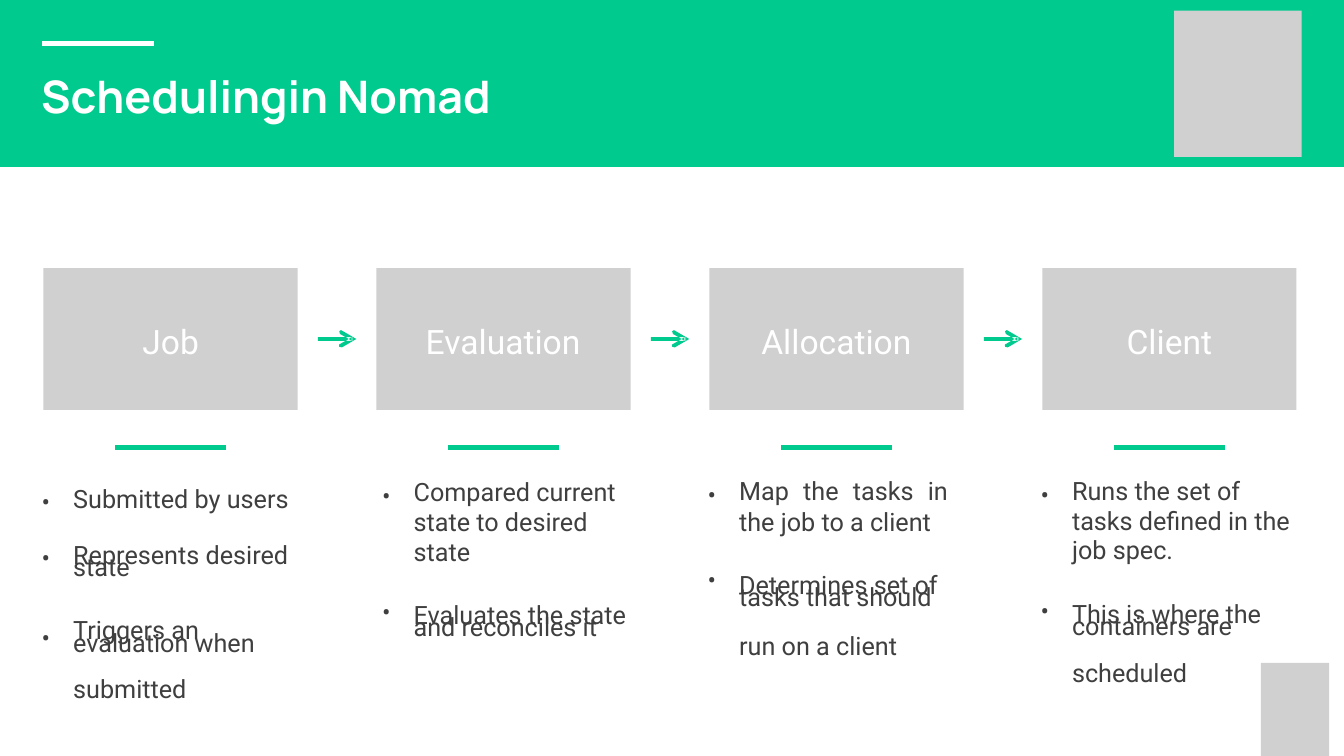
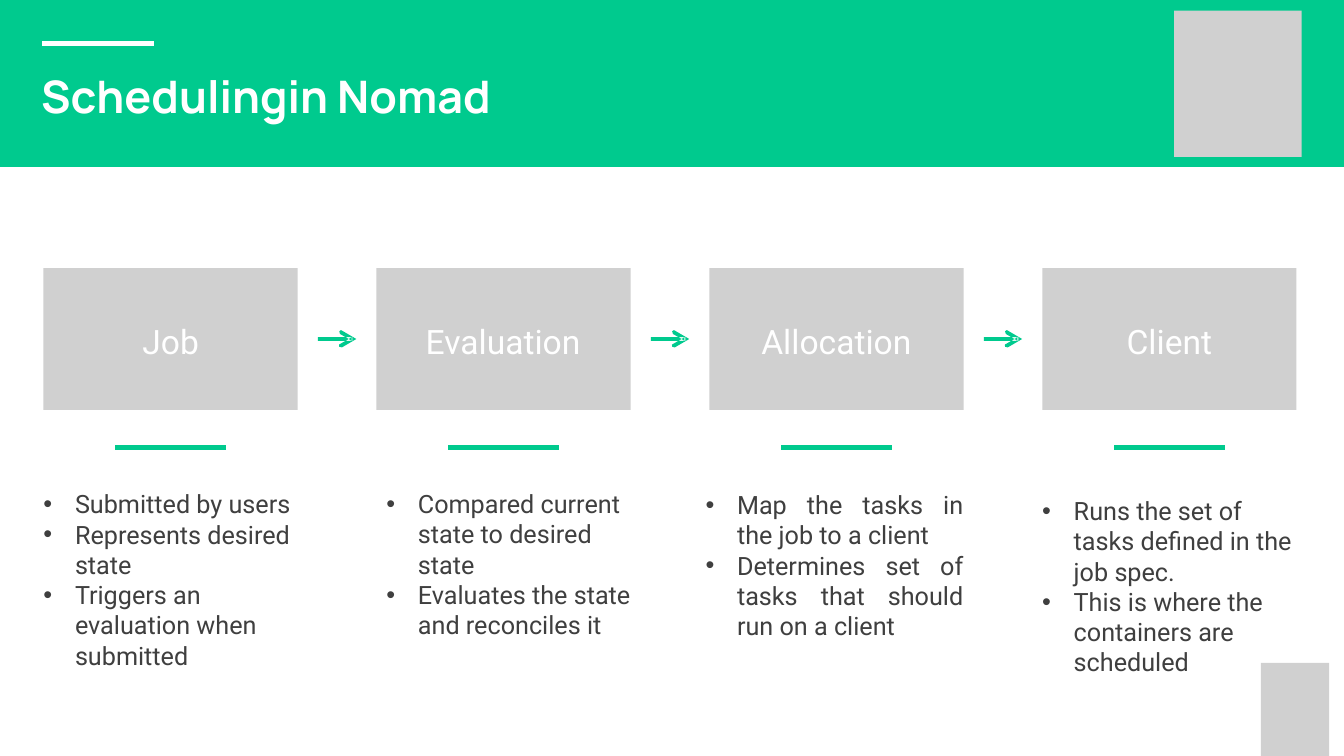
Before and after one commit to sahil7879/nomad-training, a slide deck: slide 18 of 1-Nomad+Introduction.pptx. Drawn at 1344x756 pixels with LibreOffice and Linux fonts; fonts in the diff are those of the drawing; grey boxes stand for pictures; background and template pictures are left out. Boxes give left, top, right and bottom in pixels: in the first picture for what was removed or moved away, otherwise in the second. Text is boxed around its words. In the diff, an @@ line names an element or a change of style, - is before the commit and + after.

```diff
--- a/1-Nomad+Introduction.pptx
+++ b/1-Nomad+Introduction.pptx
@@ text removed at [41, 461, 50, 566] @@
-• •
@@ text removed at [382, 476, 391, 510] @@
-•
@@ text removed at [708, 475, 717, 509] @@
-•
@@ text removed at [1041, 475, 1050, 509] @@
-•
@@ text at [75, 494, 291, 666]: text changed @@
-Submitted by users Represents desired
-state
-Triggers an
-evaluation when
-submitted
+• Submitted by users
+• Represents desired state
+• Triggers an evaluation when submitted
@@ text "Compared current state to desired ...": place and size @@
-text "Compared current state to desired ..." at [414, 482, 627, 637]
+text "Compared current state to desired ..." at [418, 494, 631, 635]
@@ text at [418, 494, 620, 575]: bullet none to •; line spacing 21.4pt to 1 @@
@@ text "Map the tasks in the ...": place and size @@
-text "Map the tasks in the ..." at [739, 481, 948, 656]
+text "Map the tasks in the ..." at [737, 495, 963, 636]
@@ text at [737, 495, 963, 550]: bullet none to •; line spacing 21.8pt to 1 @@
@@ text "Runs the set of tasks ...": place and size @@
-text "Runs the set of tasks ..." at [1072, 481, 1289, 683]
+text "Runs the set of tasks ..." at [1074, 501, 1291, 672]
@@ text at [1074, 501, 1291, 587]: bullet none to •; line spacing 21.4pt to 1 @@
@@ text removed at [708, 560, 717, 594] @@
-•
@@ text at [737, 556, 963, 636]: text changed @@
-Determines set of
-tasks that should
-run on a client
+• Determines set of tasks that should run on a client
@@ text removed at [382, 592, 391, 626] @@
-•
@@ text at [418, 585, 631, 635]: text changed @@
-Evaluates the state
-and reconciles it
+• Evaluates the state and reconciles it
@@ text removed at [1041, 591, 1050, 625] @@
-•
@@ text at [1074, 592, 1262, 672]: text changed @@
-This is where the
-containers are
-scheduled
+• This is where the containers are scheduled
@@ text removed at [41, 617, 50, 651] @@
-•
```
Also in this commit, not shown: 16 other slides changed, 2 other files.
